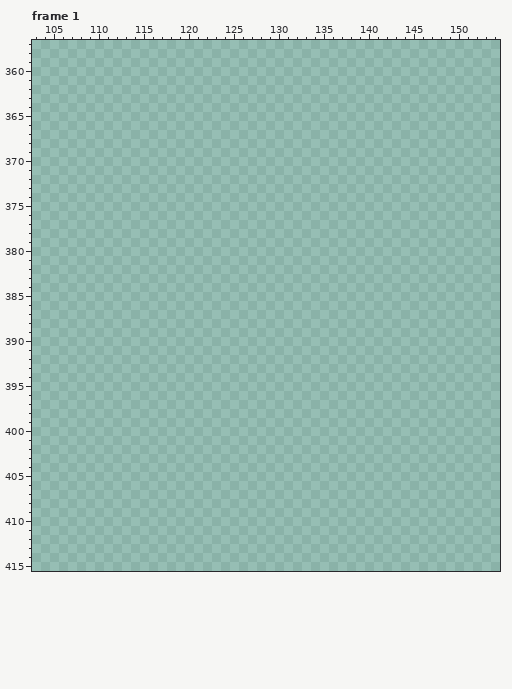
Edited in one commit: pixel-art file (Assets/Sprites/Characters/Characters.aseprite). This is how it looked before the edit.
304x416 pixels, 4 frames. Colours within 5 levels of each other are drawn and written as one. Shown: frame 1: x 103..154, y 357..415. The commit also changed other frames or places, which this record leaves out.
The same view after the edit:
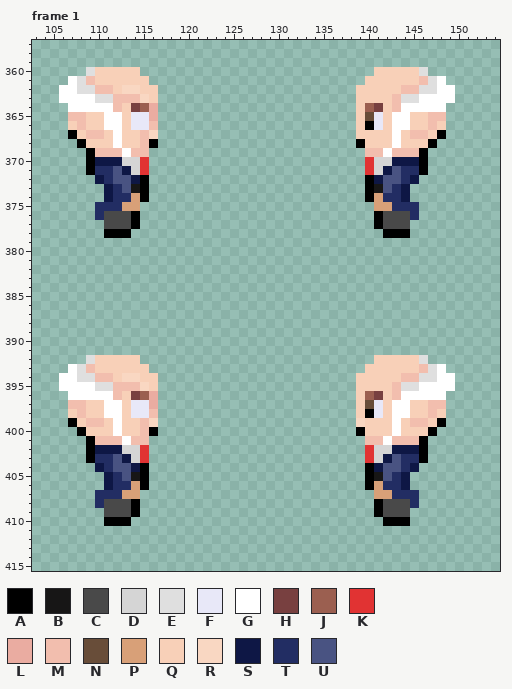
Palette (. is transparent): A #000000  B #171616  C #494949  D #d5d5d5  E #dfdfdf  F #e8e8f8  G #ffffff  H #784040  J #9b5f50  K #e13333  L #eaaca1  M #f2beae  N #684d39  P #d8a078  Q #f8d0b8  R #f9d7c2  S #0e1745  T #222d63  U #495382
From old to new:
layer "Civilian walk/Right" added
layer "Civilian walk/Left" added
layer "Civilian/Right" added
layer "Civilian/Left" added
Changed rows in their new state; - is an unchanged pixel.
Frame 1:
first column x 106:
360 ---EQQQQQ--------------------------QQQQQE---
361 -GEMQQQQQQ------------------------QQQQQQMEG-
362 GGEEMMQRRQQ----------------------QQQQQMMEEGG
363 GGGGEEMMMRQ----------------------QQQQMEEGGGG
364 -GGGGGMQHJL----------------------QJHQMGGGGG-
365 -MMQQGGQFFL----------------------QNFQGGQQMM-
366 -QMQQGGQFFM----------------------QAFQGGQQMQ-
367 -AQMMQGQQMR----------------------QQQQGQMMQA-
368 --AQQQGQQMA----------------------AQQQGQQQA--
369 ---AMMMGMM------------------------MMGMMMA---
370 ---ASSSDDK------------------------KDDSSSA---
371 ---ATTUSDK------------------------KDSUTTA---
372 ----STUUSA------------------------ASUUTS----
373 -----STUBA------------------------ABUTS-----
374 -----STTPA------------------------APTTS-----
375 ----TTTPP--------------------------PPTTT----
376 ----TCCCA--------------------------ACCCT----
377 -----CCCA--------------------------ACCC-----
378 -----AAA----------------------------AAA-----
first column x 106:
392 ---EQQQQQ--------------------------QQQQQE---
393 -GEMQQQQQQ------------------------QQQQQQMEG-
394 GGEEMMQRRQQ----------------------QQQQQMMEEGG
395 GGGGEEMMMRQ----------------------QQQQMEEGGGG
396 -GGGGGMQHJL----------------------QJHQMGGGGG-
397 -MMQQGGQFFL----------------------QNFQGGQQMM-
398 -QMQQGGQFFM----------------------QAFQGGQQMQ-
399 -AQMMQGQQMR----------------------RQQQGQMMQA-
400 --AQQQGQQMA----------------------AQQQGQQQA--
401 ---AMMMGMM------------------------MMGMMMA---
402 ---ASSSDDK------------------------KDDSSSA---
403 ---ATTUSDK------------------------KDSUTTA---
404 ----STUUSA------------------------ASUUTS----
405 -----STUBA------------------------ABUTS-----
406 -----STTPA------------------------APTTS-----
407 ----TTTPP--------------------------PPTTT----
408 ----TCCCA--------------------------ACCCT----
409 -----CCCA--------------------------ACCC-----
410 -----AAA----------------------------AAA-----
Changed places in both pictures, as pixel boxes (x1, y1, x2, y2):
added: (59, 67, 158, 238)
added: (356, 67, 455, 238)
added: (59, 355, 158, 526)
added: (356, 355, 455, 526)
